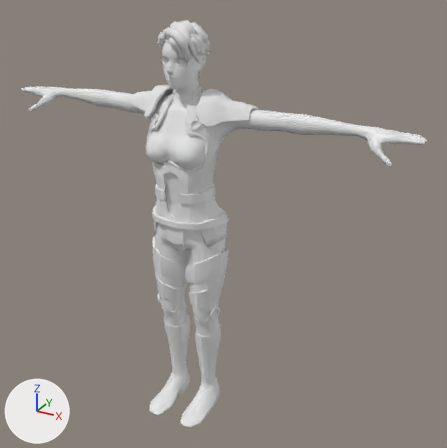
Before and after pictures for a commit that changed the glTF model resources/characters/minnyquin.glb.
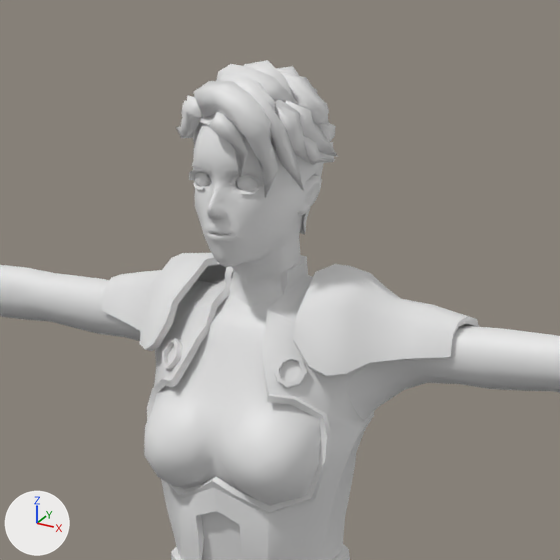
There are two pictures of each version: one whole from a 50 mm lens placed at (1.357, -2.139, 2.052), pointed at (0.143, 0.069, 0.948), one close up on the part from 22% to 64% of the width and 0% to 42% of the height. Arrows for +X, +Y and +Z are at lower left; the lights stay in place.

Names of what the first close-up shows: 'Armor', 'Hair', 'MinnyQuinn'.
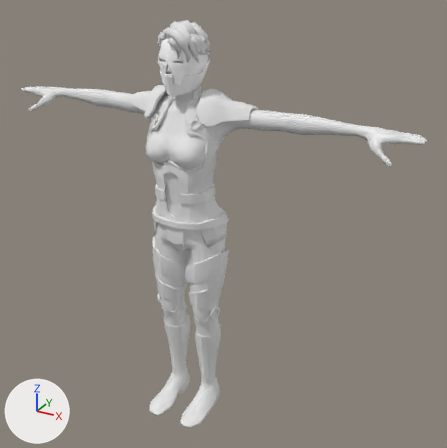
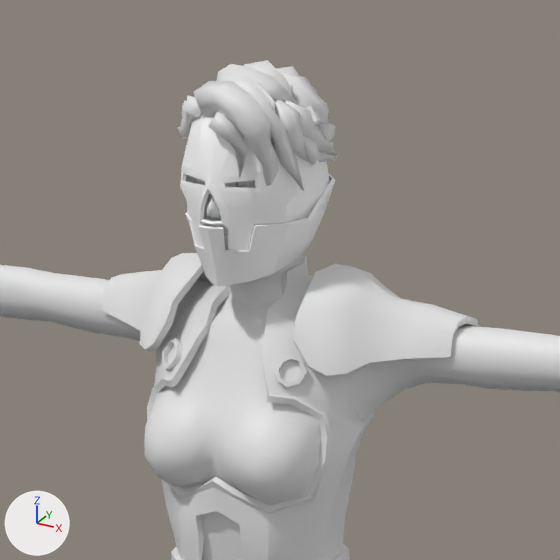
Changed parts and their boxes (x1, y1, x2, y2) in the close-ups (560 x 560 px):
'Helm', added
    after: (180, 73, 335, 286)

Patch to the scene script:
```diff
--- a/resources/characters/minnyquin.glb.py
+++ b/resources/characters/minnyquin.glb.py
@@ mat_defaultmaterial @@
+mat_defaultmaterial = bpy.data.materials.new('DefaultMaterial')
+mat_defaultmaterial.use_nodes = True; mat_defaultmaterial.node_tree.nodes.clear()
+_N = mat_defaultmaterial.node_tree.nodes; _L = mat_defaultmaterial.node_tree.links
+n0 = _N.new('ShaderNodeOutputMaterial'); n0.name = 'Material Output'
+n1 = _N.new('ShaderNodeBsdfPrincipled'); n1.name = 'Principled BSDF'
+n2 = _N.new('ShaderNodeVertexColor'); n2.name = 'Color Attribute'
+_L.new(n1.outputs[0], n0.inputs[0])  # 'BSDF' to 'Surface'
+_L.new(n2.outputs[0], n1.inputs[0])  # 'Color' to 'Base Color'
@@ me_helm_mesh @@
+me_helm_mesh.from_pydata(...)  # 290 vertices, 504 faces; spans x -0.099..0.099, y -0.123..0.111, z 1.533..1.794
+me_helm_mesh.materials.append(mat_defaultmaterial)
@@ ob_helm @@
+ob_helm = bpy.data.objects.new('Helm', me_helm_mesh)
+ob_helm.location = (0.0, 0.0, 0.0)
```
